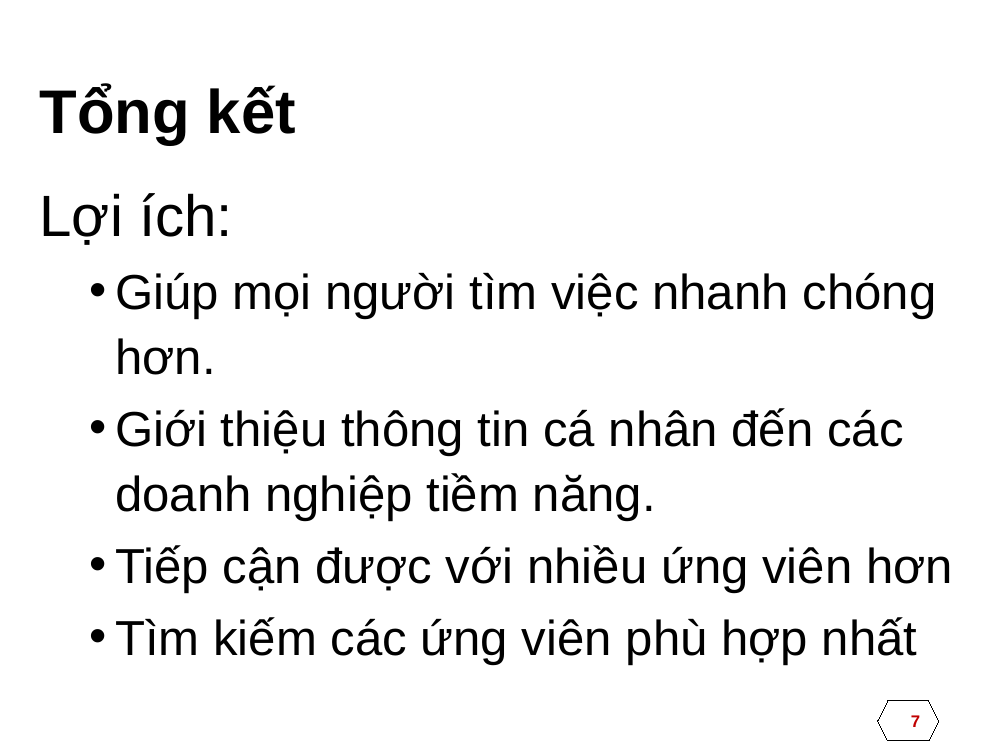
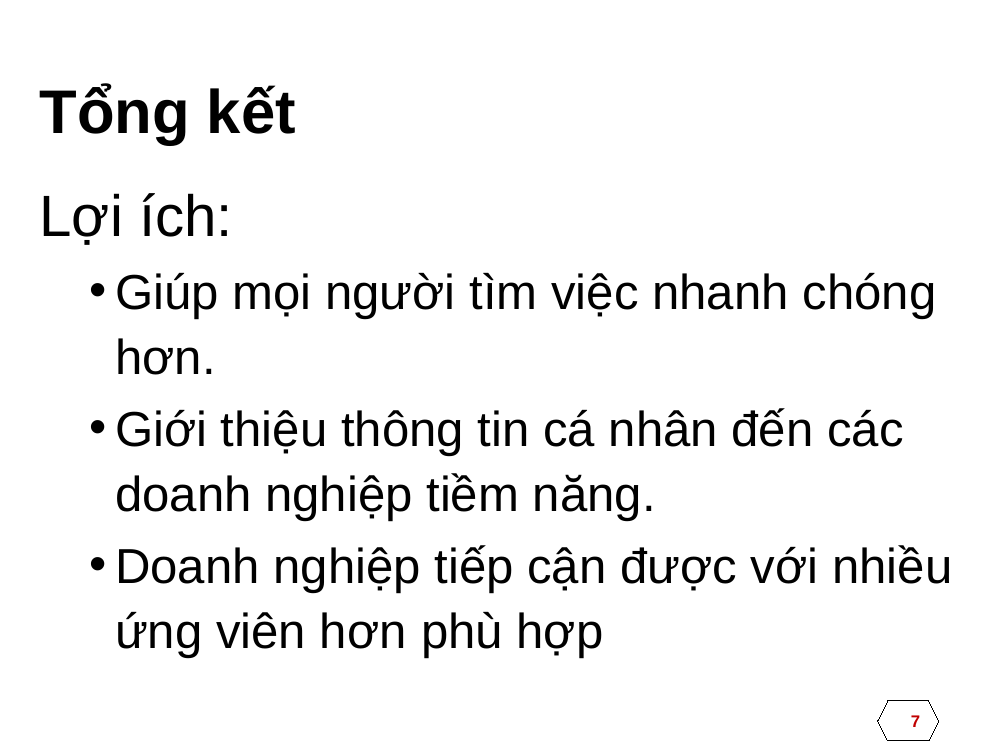
Before and after one commit to huytd-it/itconnect.pw, a slide deck: slide 7 of documents/DATN.pptx. Drawn at 1008x756 pixels with LibreOffice and Linux fonts; fonts in the diff are those of the drawing; background and template pictures are left out. Boxes give left, top, right and bottom in pixels: in the first picture for what was removed or moved away, otherwise in the second. Text is boxed around its words. In the diff, an @@ line names an element or a change of style, - is before the commit and + after.

```diff
--- a/documents/DATN.pptx
+++ b/documents/DATN.pptx
@@ text at <box>115,545,952,658</box>: text changed @@
-  • Tiếp cận được với nhiều ứng viên hơn
-  • Tìm kiếm các ứng viên phù hợp nhất
+  • Doanh nghiệp tiếp cận được với nhiều ứng viên hơn phù hợp
```
Also in this commit, not shown: 2 other slides changed, 2 other files.
